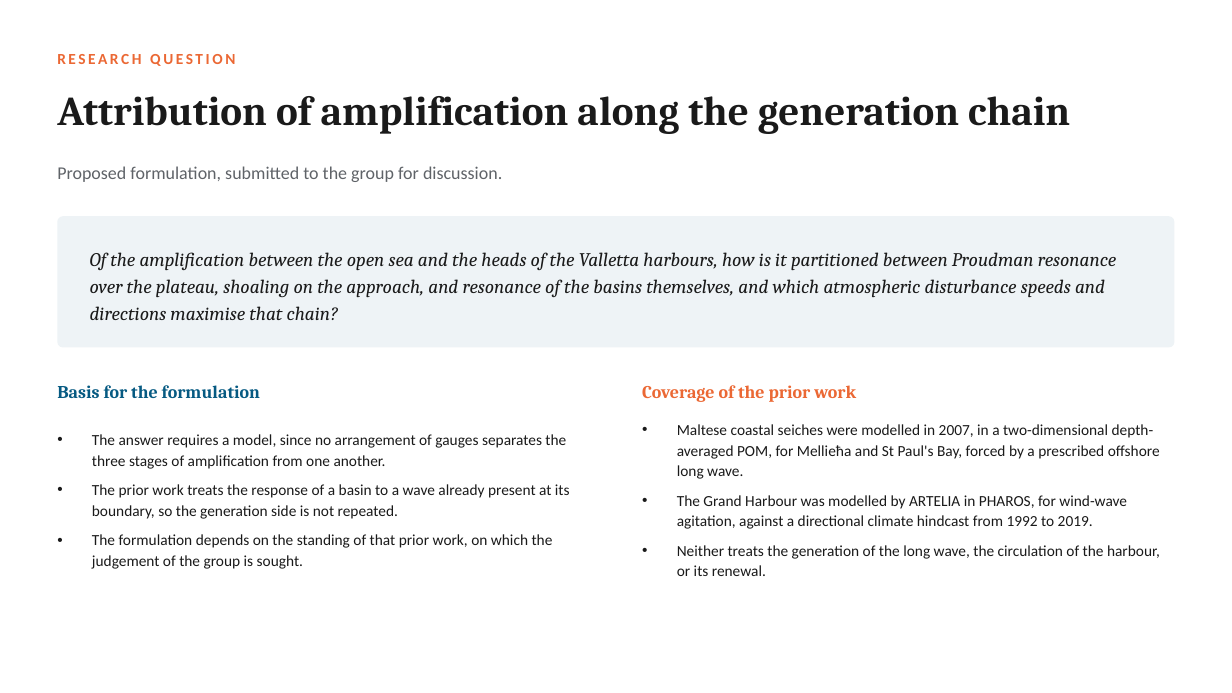
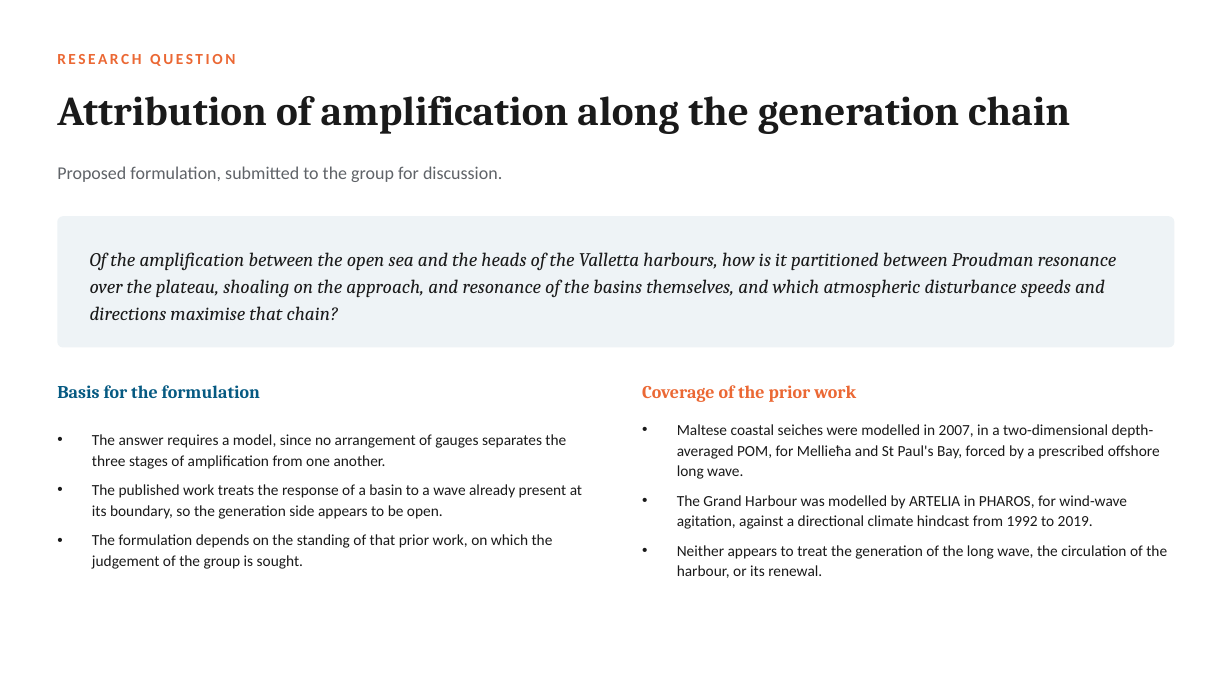
Before and after one commit to cicero-martins/MaltaDT, a slide deck: slide 14 of docs/valletta_model_concept_2026-10-08.pptx. Drawn at 1232x693 pixels with LibreOffice and Linux fonts; fonts in the diff are those of the drawing. Boxes give left, top, right and bottom in pixels: in the first picture for what was removed or moved away, otherwise in the second. Text is boxed around its words. In the diff, an @@ line names an element or a change of style, - is before the commit and + after.

Commit message:
docs(deck): state the results of the full deck as preliminary
The full deck presented one-dimensional estimates, a single-gauge
spectrum and an idealised boundary test as settled findings. The wording
now matches the short version: estimates as estimates, the domain and
the design as proposals, the readings of the Senglea spectrum as
provisional, and the boundary as a working configuration. The cover
edited in PowerPoint is carried over by copy_deck_cover.ps1.

```diff
--- a/docs/valletta_model_concept_2026-10-08.pptx
+++ b/docs/valletta_model_concept_2026-10-08.pptx
@@ text at (x1=92, y1=484, x2=582, y2=519): text changed @@
-• The prior work treats the response of a basin to a wave already present at its boundary, so the generation side is not repeated.
+• The published work treats the response of a basin to a wave already present at its boundary, so the generation side appears to be open.
@@ text at (x1=677, y1=545, x2=1167, y2=578): text changed @@
-• Neither treats the generation of the long wave, the circulation of the harbour, or its renewal.
+• Neither appears to treat the generation of the long wave, the circulation of the harbour, or its renewal.
```
Also in this commit, not shown: 14 other slides changed, 1 other file.
